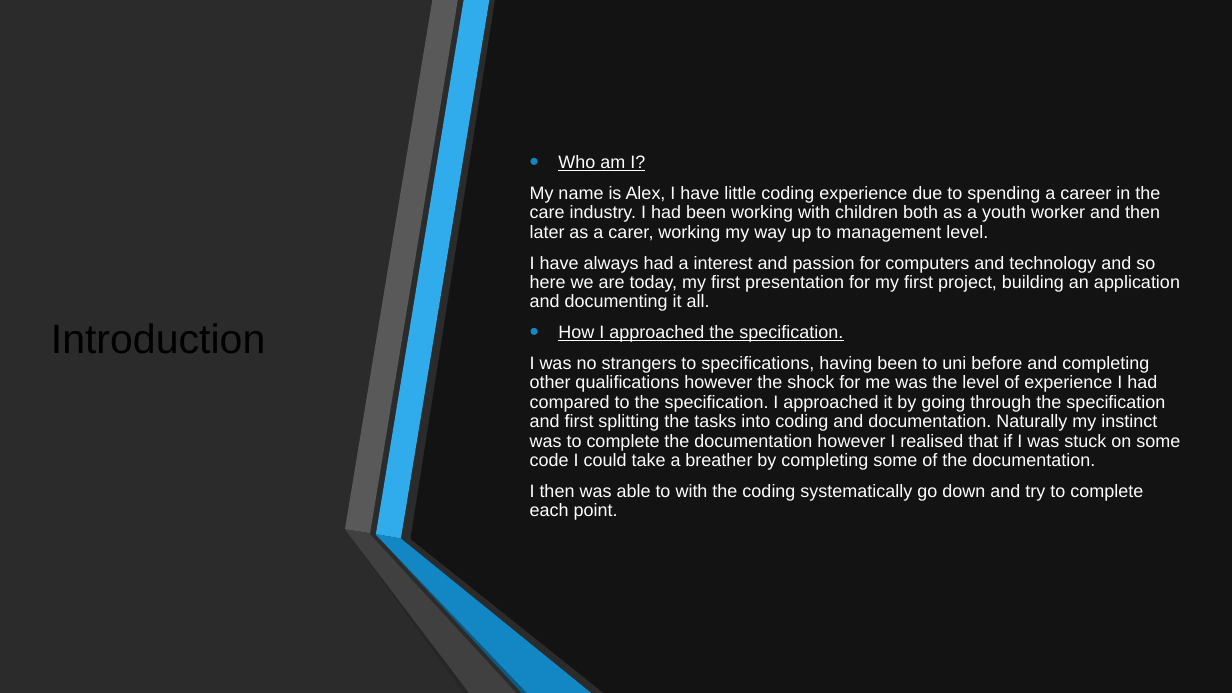
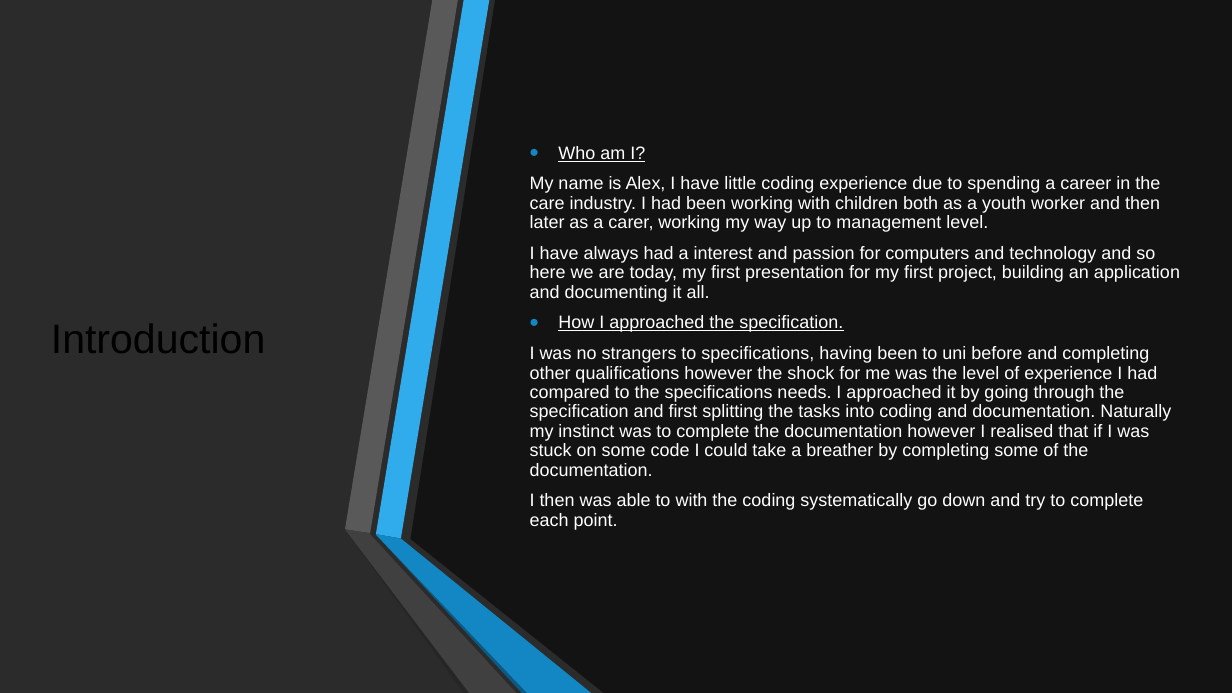
Before and after one commit to AChaffey/HWA-Project-2, a slide deck: slide 2 of documentation/Presentation2.pptx. Drawn at 1232x693 pixels with LibreOffice and Linux fonts; fonts in the diff are those of the drawing; background and template pictures are left out; a plain dark background stands for a picture behind light text. Boxes give left, top, right and bottom in pixels: in the first picture for what was removed or moved away, otherwise in the second. Text is boxed around its words. In the diff, an @@ line names an element or a change of style, - is before the commit and + after.

```diff
--- a/documentation/Presentation2.pptx
+++ b/documentation/Presentation2.pptx
@@ text at bbox=[530, 346, 1171, 476]: text changed @@
-I was no strangers to specifications, having been to uni before and completing other qualifications however the shock for me was the level of experience I had compared to the specification. I approached it by going through the specification and first splitting the tasks into coding and documentation. Naturally my instinct was to complete the documentation however I realised that if I was stuck on some code I could take a breather by completing some of the documentation.
+I was no strangers to specifications, having been to uni before and completing other qualifications however the shock for me was the level of experience I had compared to the specifications needs. I approached it by going through the specification and first splitting the tasks into coding and documentation. Naturally my instinct was to complete the documentation however I realised that if I was stuck on some code I could take a breather by completing some of the documentation.
```
Also in this commit, not shown: 7 other slides changed, 1 slide added, 4 slides removed.
